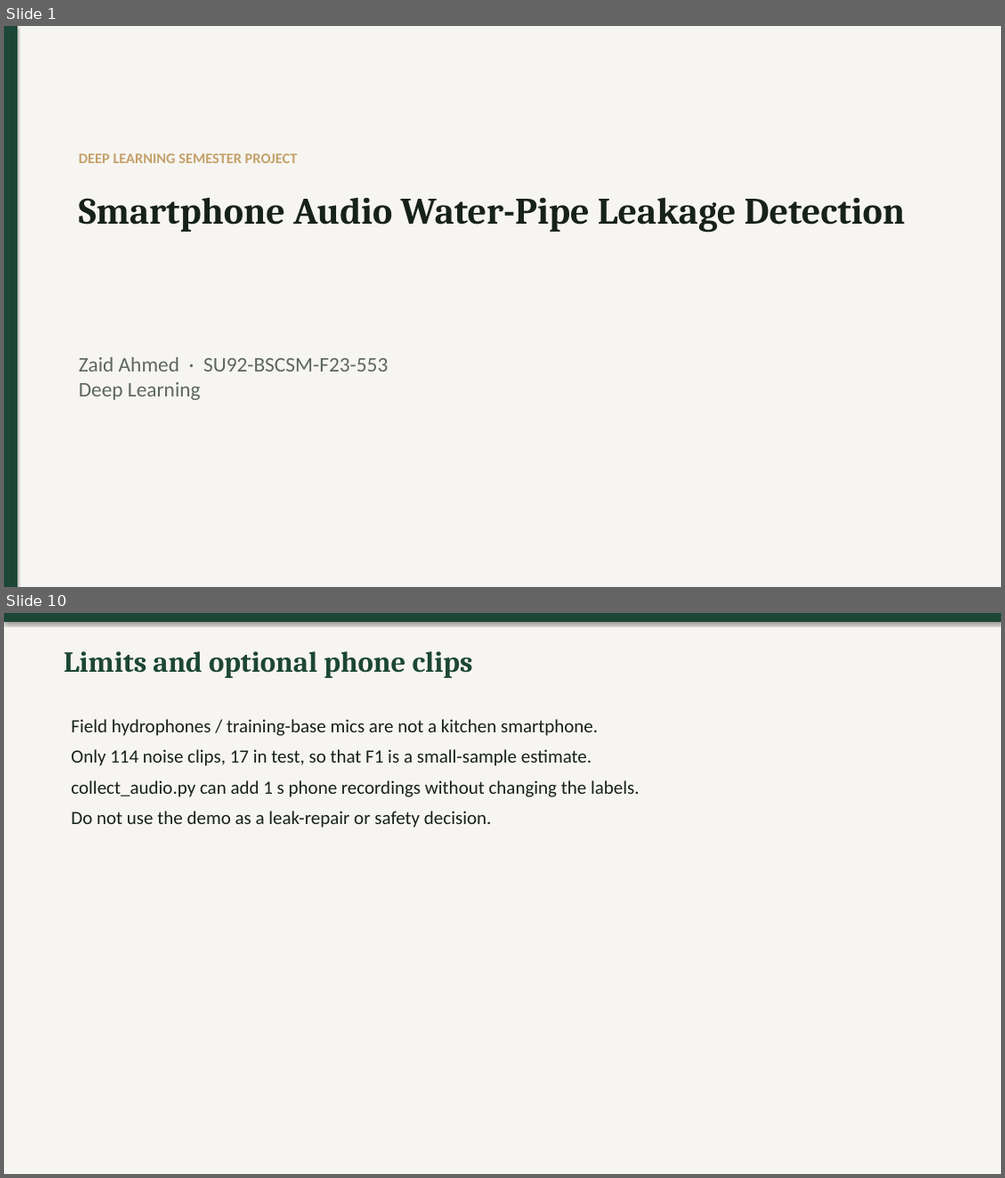
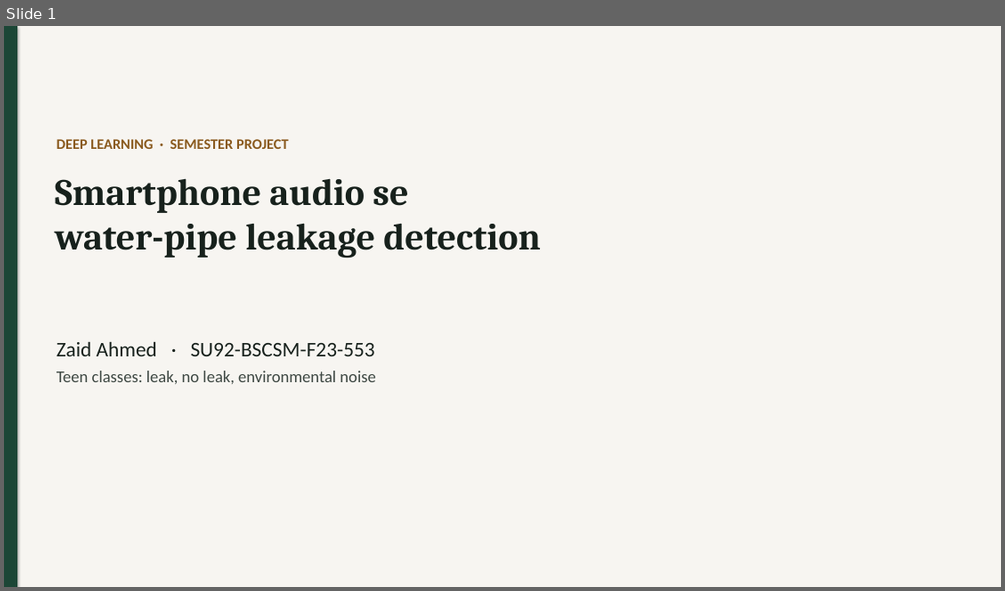
Before and after one commit to Zaidranjha095/water-pipe-leakage-detection, a slide deck: presentation/presentation.pptx. Shown one above the other, each under a label of ours: slides 1 and 10 before the commit, slide 1 after it; the slides between them are not shown. The pictures are 1005x1178 and 1005x591 pixels, drawn with LibreOffice and Linux fonts; fonts in the diff are those of the drawing. Boxes give left, top, right and bottom in pixels: in the first picture for what was removed or moved away, otherwise in the second. Text is boxed around its words. In the diff, an @@ line names an element or a change of style, - is before the commit and + after.

```diff
--- a/presentation/presentation.pptx
+++ b/presentation/presentation.pptx
@@ slide 10 removed at [4, 613, 1001, 1174], background #FFFFFF @@
@@ rectangle removed at [4, 613, 1001, 1174] @@
@@ rectangle removed at [4, 613, 1001, 622] @@
@@ text removed at [64, 651, 473, 678] @@
-Limits and optional phone clips
@@ text removed at [71, 719, 639, 827] @@
-Field hydrophones / training-base mics are not a kitchen smartphone.
-Only 114 noise clips, 17 in test, so that F1 is a small-sample estimate.
-collect_audio.py can add 1 s phone recordings without changing the labels.
-Do not use the demo as a leak-repair or safety decision.
@@ slide 1 changed as well @@
@@ background #FFFFFF to #F7F5F1 @@
@@ rectangle removed at [4, 26, 1001, 587] @@
@@ text at [57, 139, 289, 149]: text changed; text colour #C4A16A to #8A5A1E @@
-DEEP LEARNING SEMESTER PROJECT
+DEEP LEARNING · SEMESTER PROJECT
@@ text at [55, 178, 541, 258]: text changed @@
-Smartphone Audio Water-Pipe Leakage Detection
+Smartphone audio se
+water-pipe leakage detection
@@ text at [57, 341, 375, 356]: text changed; text colour #5C675F to #17211C @@
-Zaid Ahmed · SU92-BSCSM-F23-553
-Deep Learning
+Zaid Ahmed · SU92-BSCSM-F23-553
@@ text added at [57, 370, 375, 384], 16 pt, text #3E4843 @@
+Teen classes: leak, no leak, environmental noise
```
Also in this commit, not shown: 2 other slides changed, 8 slides added, 7 other slides removed, 22 other files.
